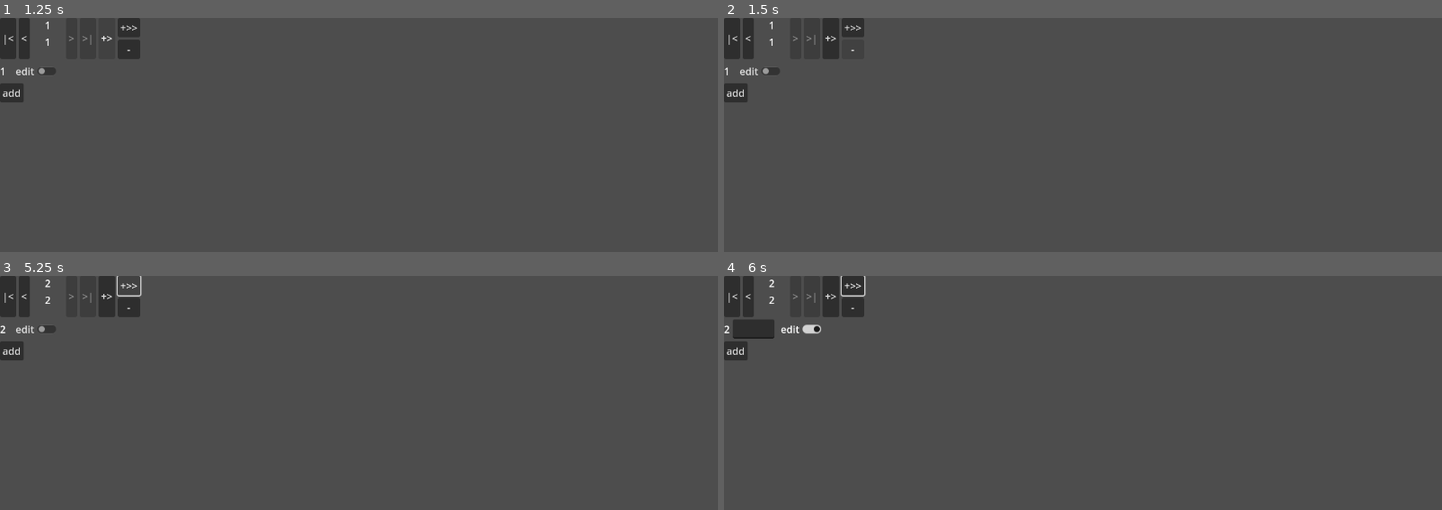
Above: before the commit, frames 1-4 (two rows, left to right).
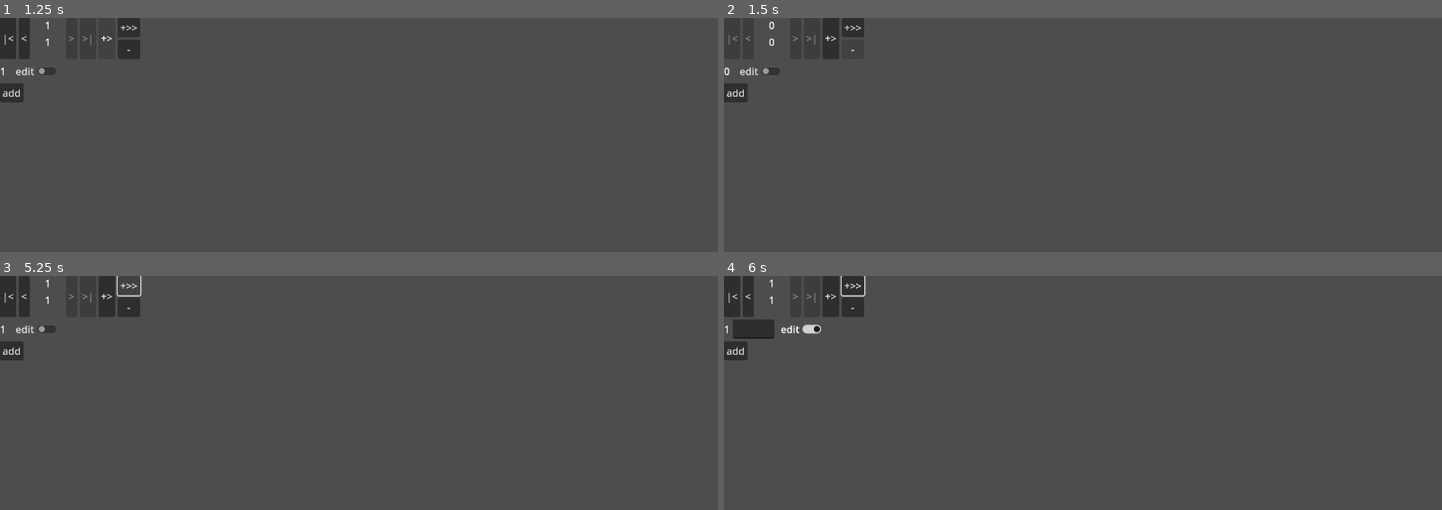
Above: after the commit, the same moments.

Repository: SnekOfSpice/dialog-editor
Game: Godot game, scene res://src/editor.tscn
Two runs of this game, one before a commit and one after it. Both use one fixed random seed, a clock stepped at 60 frames per second and the inputs below.
Inputs (mouse positions are in pixels of both pictures, inside the frame that each line leads up to):
- Up to frame 1 (1.25 s): click "+>" at 0.5 s
- Up to frame 2 (1.5 s): click "-" at 1.25 s
- Up to frame 3 (5.25 s): click (7, 297) at 2 s, where only the run before the commit has a clickable "|<"; click (71, 297) at 2.75 s, where only the run before the commit has a clickable ">"; click (21, 297) at 3.5 s, where only the run before the commit has a clickable "<"; click (86, 297) at 4.25 s, where only the run before the commit has a clickable ">|"; click "+>>" at 5 s
- Up to frame 4 (6 s): click "edit" at 5.75 s

Frame 1 is identical in both runs. In frame 2, less than 0.1% of the frame differs, in the area x 0-8%, y 1-25%; in frame 3, less than 0.1%; in frame 4, less than 0.1%.

Commit message:
deleting current page works

Diff:
--- a/autoload/pages.gd
+++ b/autoload/pages.gd
@@ -58,7 +58,6 @@
 	for i in range(get_page_count() - 1, at - 1, -1):
 		var data = page_data.get(i)
 		var new_number = i + 1#data.get("number") + 1
-		prints("reindexing ", i, " to ", new_number)
 		data["number"] = new_number
 		page_data[new_number] = data
 
@@ -66,6 +65,7 @@
 	create_page(at, true)
 
 func delete_page(at: int):
+	print("a")
 	if not page_data.keys().has(at):
 		push_warning(str("could not delete page ", at, " because it doesn't exist"))
 		return
@@ -73,10 +73,13 @@
 	# reindex all after at, this automatically overwrites the page at at
 	for i in range(at + 1, get_page_count()):
 		var data = page_data.get(i)
-		data["number"] = data.get("number") - 1
+		var new_number = data.get("number") - 1
+		data["number"] = new_number
 		page_data[i] = data
+		#prints("reindexing ", i, " to ", new_number)
 
 	# the last page is now a duplicate
-	page_data.erase(get_page_count())
-
+	print(page_data.size())
+	page_data.erase(get_page_count() - 1)
+	print(page_data.size())
 	emit_signal("pages_modified")
--- a/src/editor.gd
+++ b/src/editor.gd
@@ -83,7 +83,10 @@
 		push_warning("you cannot delete the last page")
 		return
 
-	Pages.delete_page(get_current_page_number())
+	var a = get_current_page_number()
+	load_page(a - 1)
+	Pages.delete_page(a)
+
 
 
 func _on_add_after_pressed() -> void:
